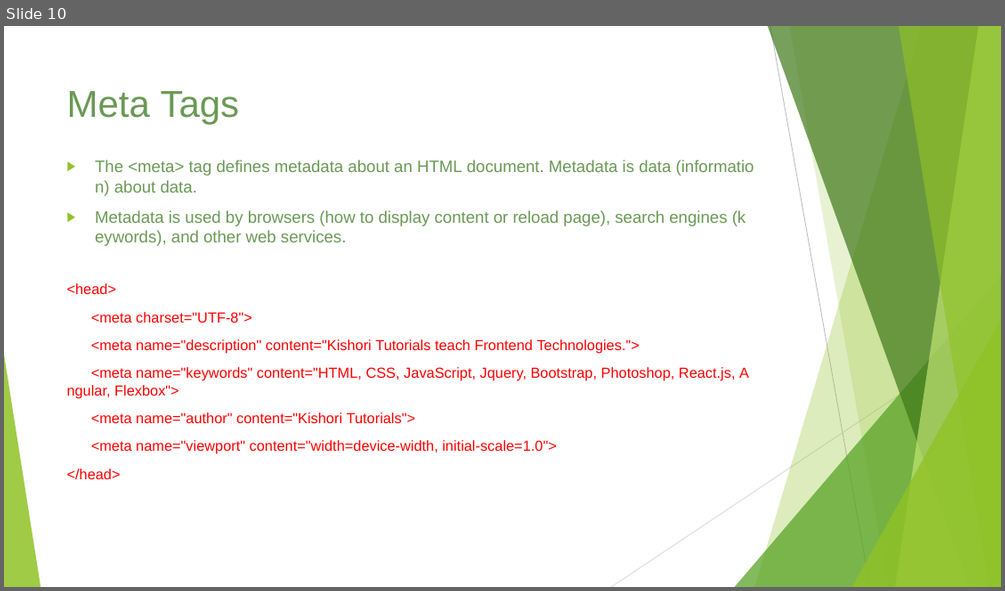
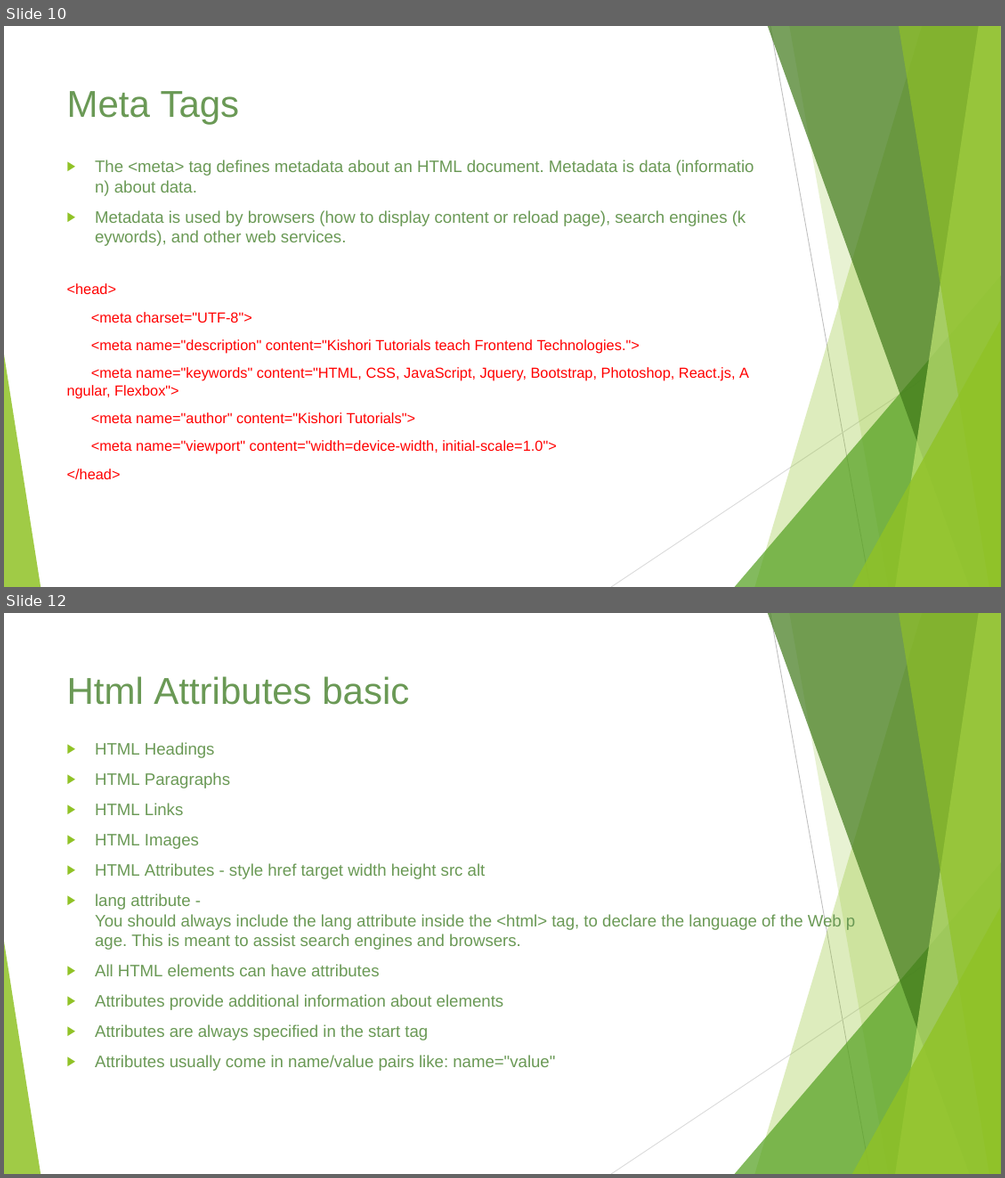
Before and after one commit to ameysawant/webdesigncourse, a slide deck: Web Design Course.pptx. Shown one above the other, each under a label of ours: slide 10 before the commit, slides 10 and 12 after it; the slides between them are not shown. The pictures are 1005x591 and 1005x1178 pixels, drawn with LibreOffice and Linux fonts; fonts in the diff are those of the drawing. Boxes give left, top, right and bottom in pixels: in the first picture for what was removed or moved away, otherwise in the second. Text is boxed around its words. In the diff, an @@ line names an element or a change of style, - is before the commit and + after.

```diff
--- a/Web Design Course.pptx
+++ b/Web Design Course.pptx
@@ slide 12 added at (4, 613, 1001, 1174), background #FFFFFF; not listed: 10 template elements that a slide beside it also shows @@
@@ title added at (67, 676, 409, 705), 36 pt, text #6A9955 @@
+Html Attributes basic
@@ text added at (95, 742, 841, 1070), 16 pt, text #6A9955 @@
+▶ HTML Headings
+▶ HTML Paragraphs
+▶ HTML Links
+▶ HTML Images
+▶ HTML Attributes - style href target width height src alt
+▶ lang attribute -You should always include the lang attribute inside the <html> tag, to declare the language of the Web page. This is meant to assist search engines and browsers.
+▶ All HTML elements can have attributes
+▶ Attributes provide additional information about elements
+▶ Attributes are always specified in the start tag
+▶ Attributes usually come in name/value pairs like: name="value"
```
Also in this commit, not shown: 6 slides changed, 23 other slides added, 6 other files.
